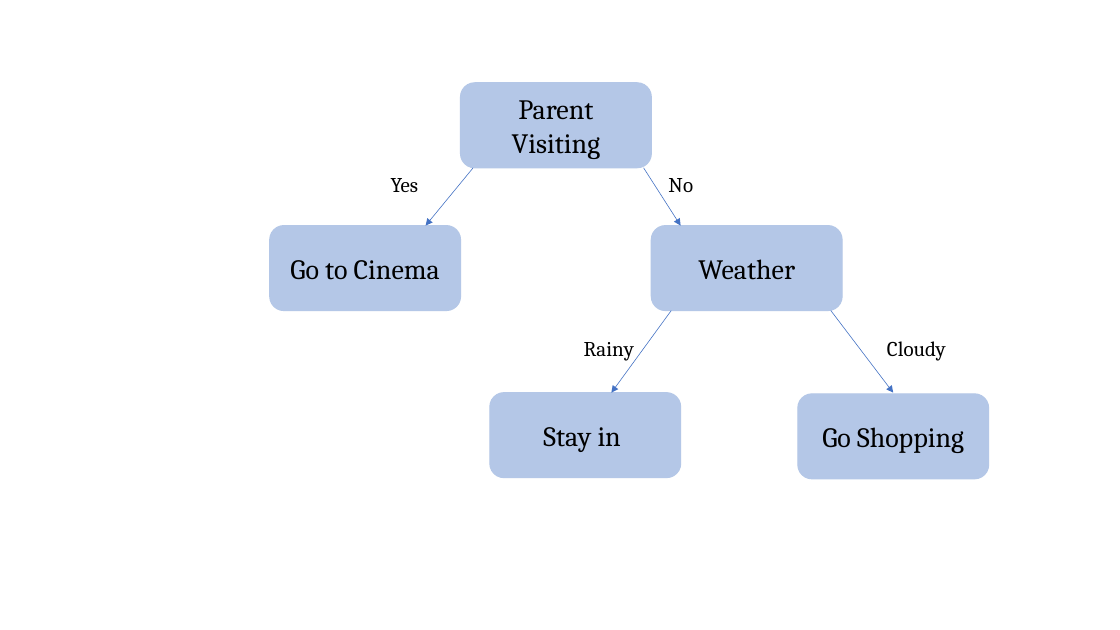
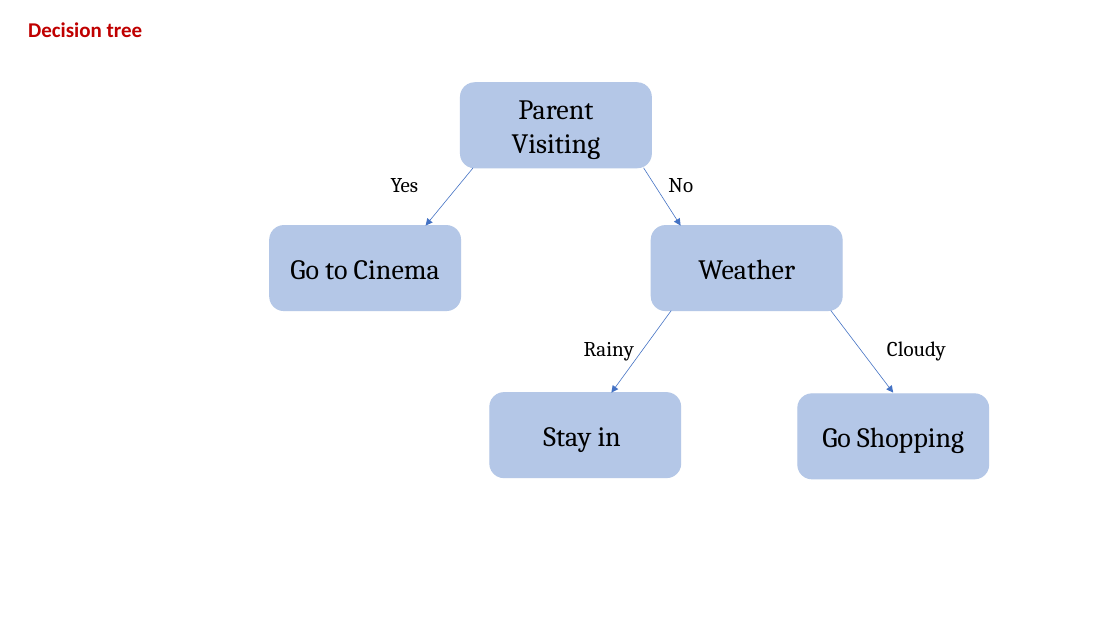
Before and after one commit to obifarin/machine-learning.ainotes, a slide deck: slide 8 of datasets/random_forest/illustrations.pptx (slide 1 before the commit). Drawn at 1120x630 pixels with LibreOffice and Linux fonts; fonts in the diff are those of the drawing. Boxes give left, top, right and bottom in pixels: in the first picture for what was removed or moved away, otherwise in the second. Text is boxed around its words. In the diff, an @@ line names an element or a change of style, - is before the commit and + after.

```diff
--- a/datasets/random_forest/illustrations.pptx
+++ b/datasets/random_forest/illustrations.pptx
@@ text added at (x1=28, y1=22, x2=143, y2=37), 18 pt, text #C00000, bold @@
+Decision tree
```
Also in this commit, not shown: 8 other slides changed, 3 slides added, 1 slide removed, 2 other files.
